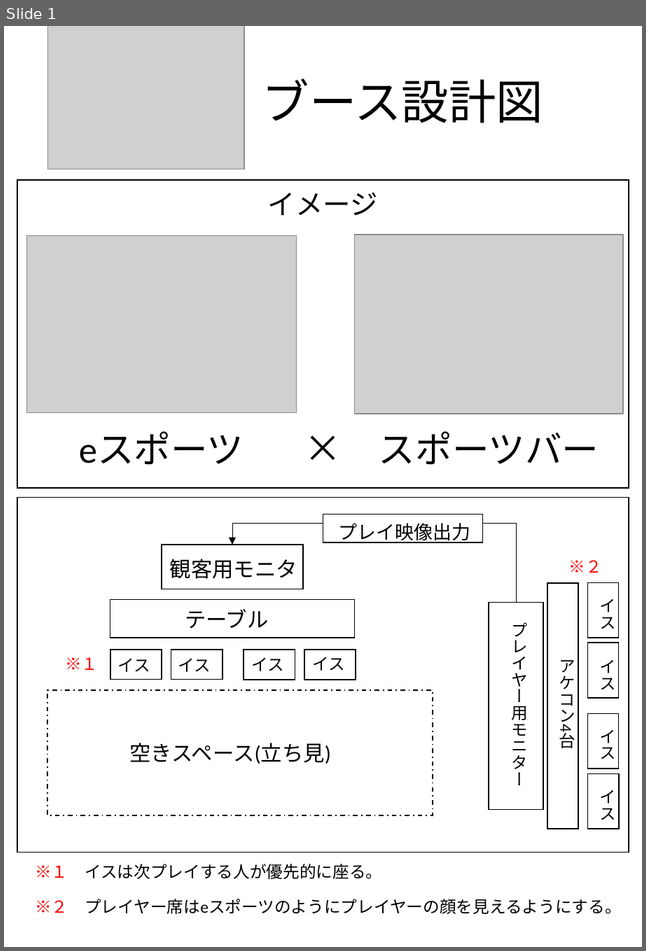
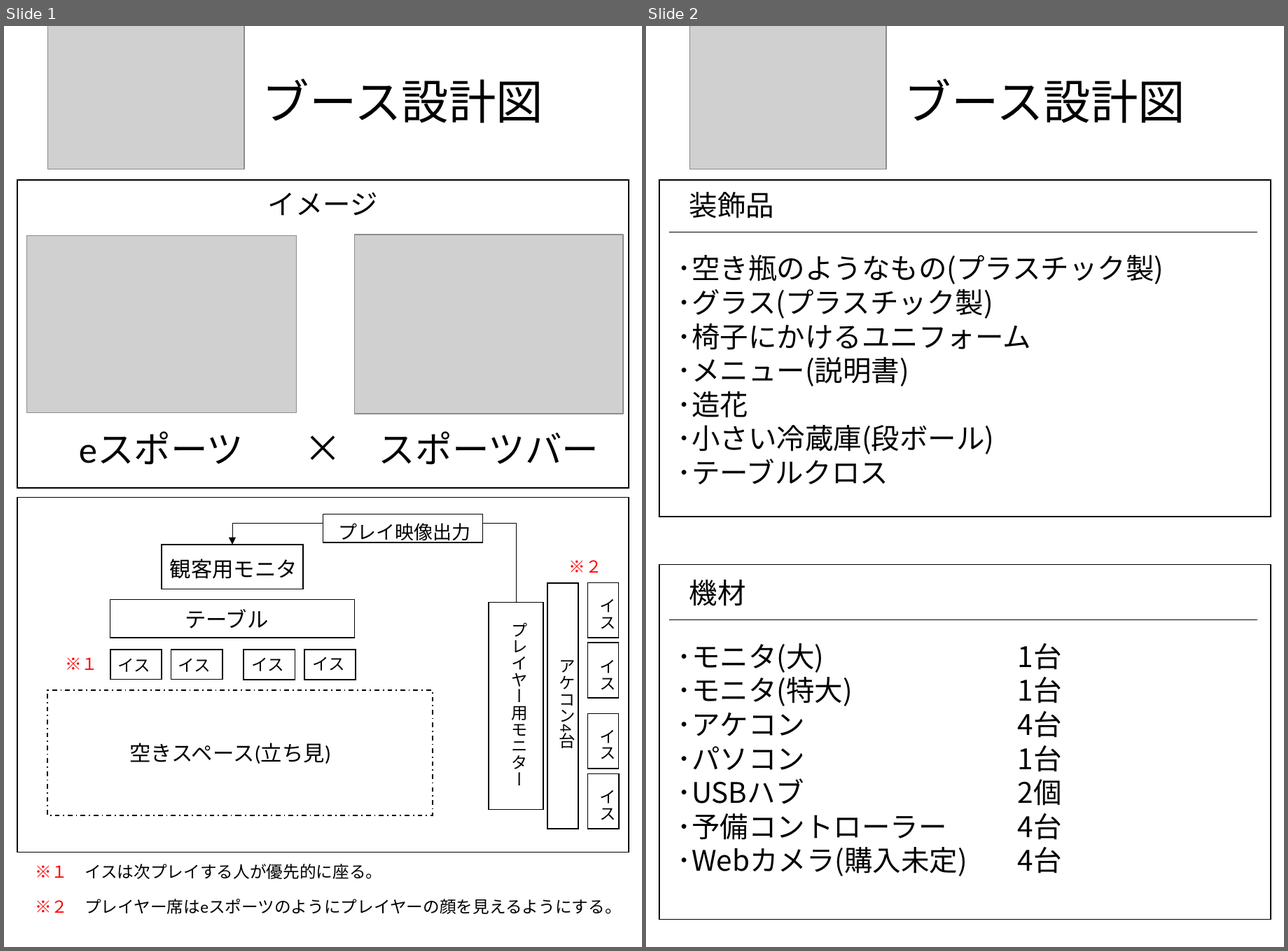
Before and after one commit to HodakaNiwa/TeamC-Graduate-work, a slide deck: ブース設計図/ブース設計図.pptx. Shown side by side, each under a label of ours: slide 1 before the commit, slides 1 and 2 after it. The pictures are 646x951 and 1288x951 pixels, drawn with LibreOffice and Linux fonts; fonts in the diff are those of the drawing; grey boxes stand for pictures. Boxes give left, top, right and bottom in pixels: in the first picture for what was removed or moved away, otherwise in the second. Text is boxed around its words. In the diff, an @@ line names an element or a change of style, - is before the commit and + after.

Commit message:
Update ブース設計図.pptx
ブース設計図改

```diff
--- a/ブース設計図/ブース設計図.pptx
+++ b/ブース設計図/ブース設計図.pptx
@@ slide 2 added at (646,26,1284,947), background #FFFFFF @@
@@ picture added at (689,26,886,169) @@
@@ title added at (904,78,1185,123), 40 pt, text #000000 @@
+ブース設計図
@@ rectangle added at (659,180,1271,517), fill #FFFFFF, outline #000000 1 pt, 18 pt, text #FFFFFF @@
+あああ
@@ text added at (689,192,774,218), 24 pt, text #000000 @@
+装飾品
@@ line added from (669, 232) to (1257, 232), #000000 0.5 pt @@
@@ text added at (677,255,1164,484), 24 pt, text #000000 @@
+･空き瓶のようなもの(プラスチック製)
+･グラス(プラスチック製)
+･椅子にかけるユニフォーム
+･メニュー(説明書)
+･造花
+･小さい冷蔵庫(段ボール)
+･テーブルクロス
@@ rectangle added at (659,565,1271,920), fill #FFFFFF, outline #000000 1 pt @@
@@ text added at (689,580,746,606), 24 pt, text #000000 @@
+機材
@@ line added from (669, 620) to (1257, 620), #000000 0.5 pt @@
@@ text added at (677,643,1062,876), 24 pt, text #000000 @@
+･モニタ(大) 1台
+･モニタ(特大) 1台
+･アケコン 4台
+･パソコン 1台
+･USBハブ 2個
+･予備コントローラー 4台
+･Webカメラ(購入未定) 4台
```
